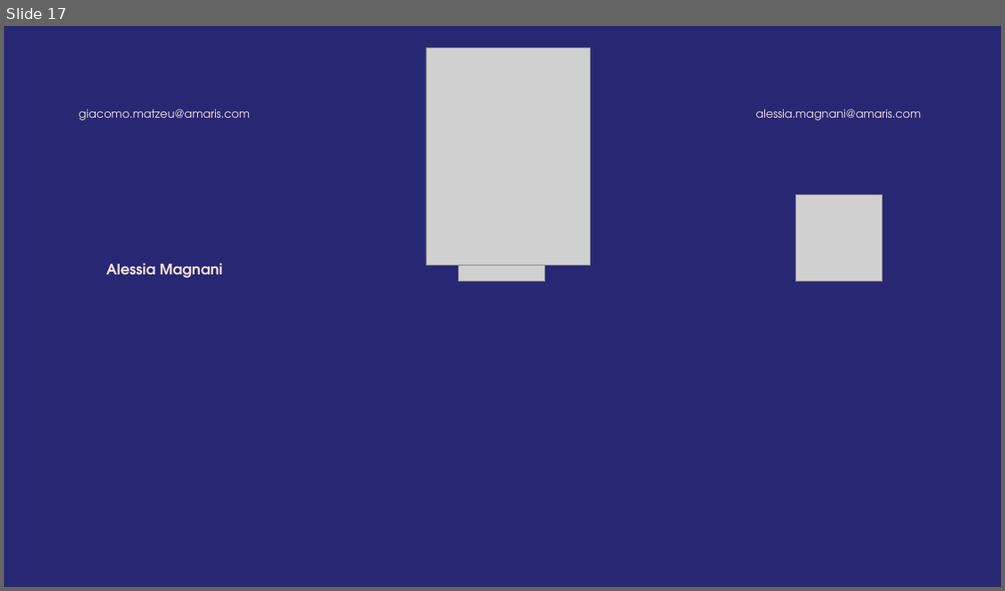
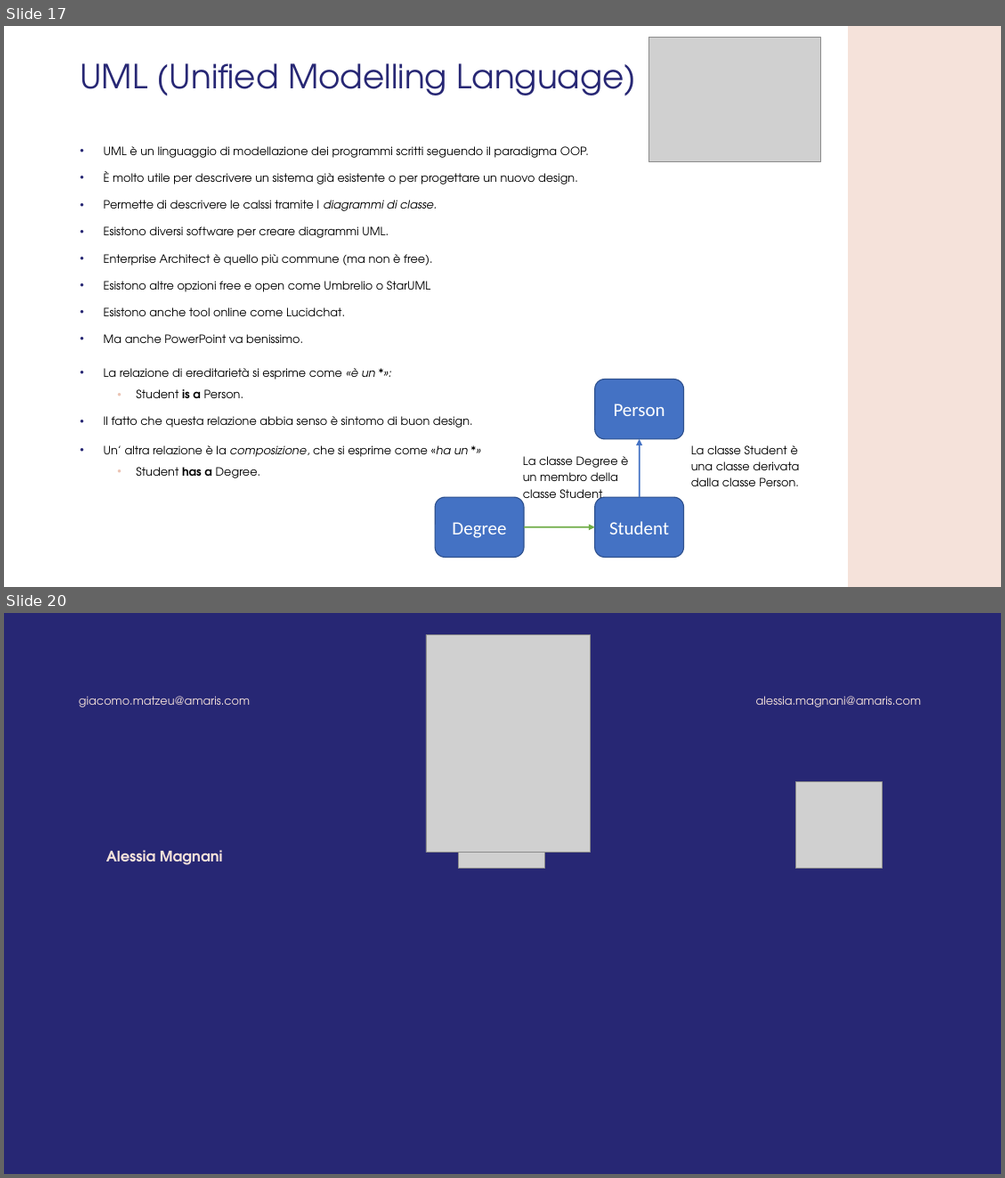
Before and after one commit to GMATZEU42/WS, a slide deck: WS03/WS_3.odp. Shown one above the other, each under a label of ours: slide 17 before the commit, slides 17 and 20 after it; the slides between them are not shown. The pictures are 1005x591 and 1005x1178 pixels, drawn with LibreOffice and Linux fonts; fonts in the diff are those of the drawing; grey boxes stand for pictures; background and template pictures are left out. Boxes give left, top, right and bottom in pixels: in the first picture for what was removed or moved away, otherwise in the second. Text is boxed around its words. In the diff, an @@ line names an element or a change of style, - is before the commit and + after.

```diff
--- a/WS03/WS_3.odp
+++ b/WS03/WS_3.odp
@@ slide 17 added at (4,26,1001,587), background #FFFFFF @@
@@ picture added at (648,38,820,162) @@
@@ freeform shape added at (848,26,1001,587), fill #F5E2DA @@
@@ title added at (80,63,636,95), 32 pt, text #272774 @@
+UML (Unified Modelling Language)
@@ text added at (104,146,589,343), 11 pt, text #000000 @@
+• UML è un linguaggio di modellazione dei programmi scritti seguendo il paradigma OOP.
+• È molto utile per descrivere un sistema già esistente o per progettare un nuovo design.
+• Permette di descrivere le calssi tramite I diagrammi di classe.
+• Esistono diversi software per creare diagrammi UML.
+• Enterprise Architect è quello più commune (ma non è free).
+• Esistono altre opzioni free e open come Umbrelio o StarUML
+• Esistono anche tool online come Lucidchat.
+• Ma anche PowerPoint va benissimo.
@@ text added at (104,368,473,427), 11 pt, text #000000 @@
+• La relazione di ereditarietà si esprime come «è un *»:
+  • Student is a Person.
+• Il fatto che questa relazione abbia senso è sintomo di buon design.
@@ freeform shape added at (595,379,684,439), fill #4472C4, outline #2F528F 0.99 pt, 18 pt, text #FFFFFF @@
+Person
@@ text added at (104,445,469,478), 11 pt, text #000000 @@
+• Un’ altra relazione è la composizione, che si esprime come «ha un *»
+  • Student has a Degree.
@@ arrow added from (639, 497) to (639, 439), #4472C4 1.5 pt @@
@@ text added at (691,445,799,486), 11 pt, text #000000 @@
+La classe Student è una classe derivata dalla classe Person.
@@ text added at (523,456,628,504), 11 pt, text #000000 @@
+La classe Degree è un membro della classe Student
@@ freeform shape added at (435,497,524,557), fill #4472C4, outline #2F528F 0.99 pt, 18 pt, text #FFFFFF @@
+Degree
@@ freeform shape added at (595,497,684,557), fill #4472C4, outline #2F528F 0.99 pt, 18 pt, text #FFFFFF @@
+Student
@@ arrow added from (524, 527) to (595, 527), #70AD47 1.5 pt @@
@@ what was slide 17 is now slide 20 @@
```
Also in this commit, not shown: 16 other slides added, 14 slides removed, 44 other files.
